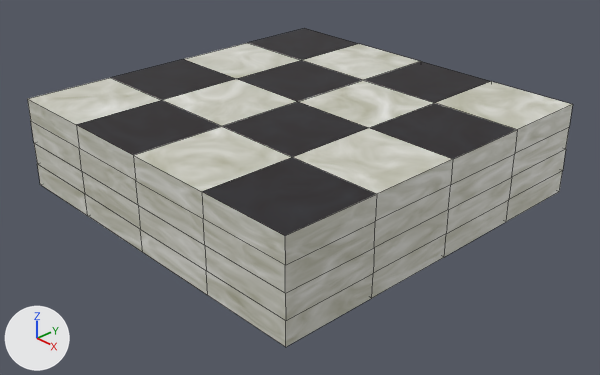
The Blender file assets/blends/generalassets.blend as it was, and as the next commit left it.
Camera for both pictures: a 50 mm camera at (11.9, -11.13, 7.01) aimed at (0.32, -0.23, -0.79). The axes (+X, +Y, +Z) are drawn at lower left. The lights are the same throughout. The older version comes first. Mesh edges are drawn as thin lines.

The first picture shows 'tiledfloor'.
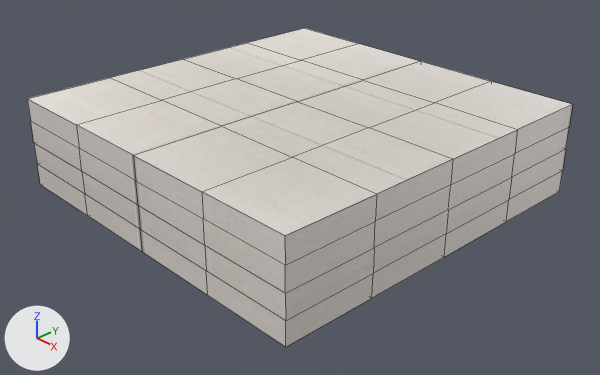
Edits to the bpy script that builds the scene:
```text
Add img_tiles_jpg:
    img_tiles_jpg = load_image('tiles.jpg', '../textures/tiles.jpg', 540, 360, 'sRGB')
Change mat_base:
    remove # nodes: BsdfPrincipled, OutputMaterial, TexNoise, ValToRGB
    remove # colours: yellow #8c8a59, white #ffffff
    nodes: BsdfPrincipled, OutputMaterial, TexImage
    uses the picture img_tiles_jpg
Change me_cube:
    where me_cube.from_pydata(...)  # 98 vertices, 96 faces; spans x -1.0..1.0, y -1.0..1.0, z -1.0..1.0
    used by ob_tiledfloor; location = (0.0, 0.0, 0.0); scale = (4.0, 4.0, 1.0)
    me_cube part 1: all 8 faces that had it switch from mat_tile to mat_base (picture img_tiles_jpg)
```

Pixel boxes (x1, y1, x2, y2) of what changed, in the pictures (600 x 375 px):
'tiledfloor', surface changed, recoloured (grey to white): (27, 28, 572, 347) in both
part 1 of me_cube, recoloured (black to white): (77, 28, 517, 236) in both
